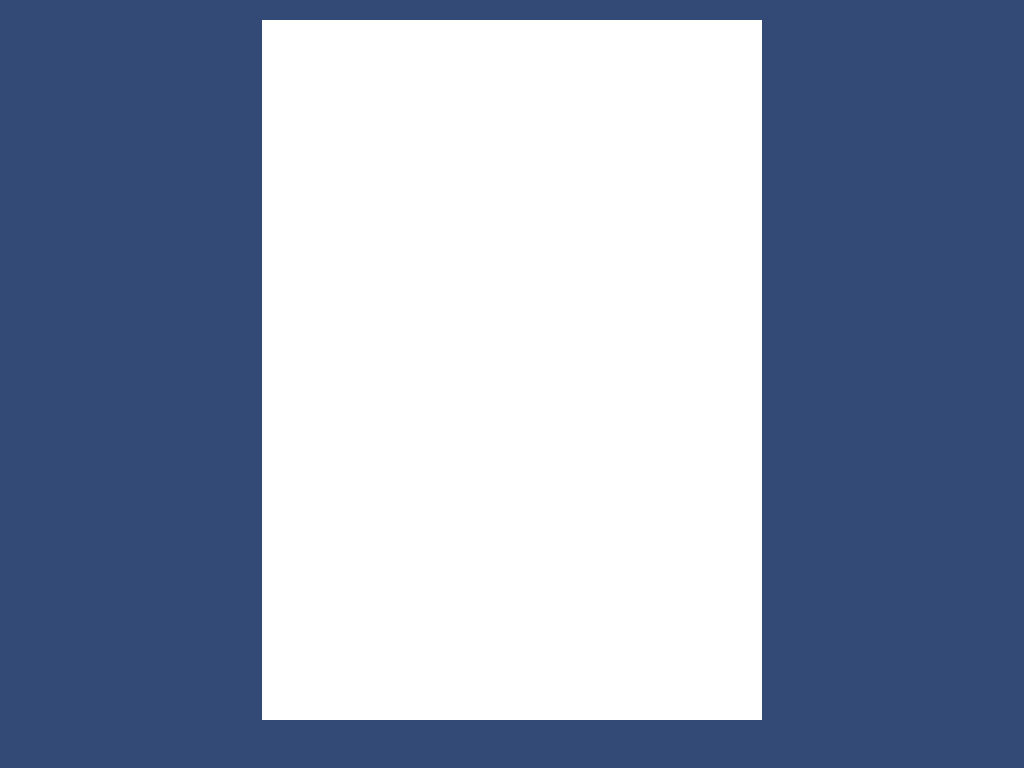
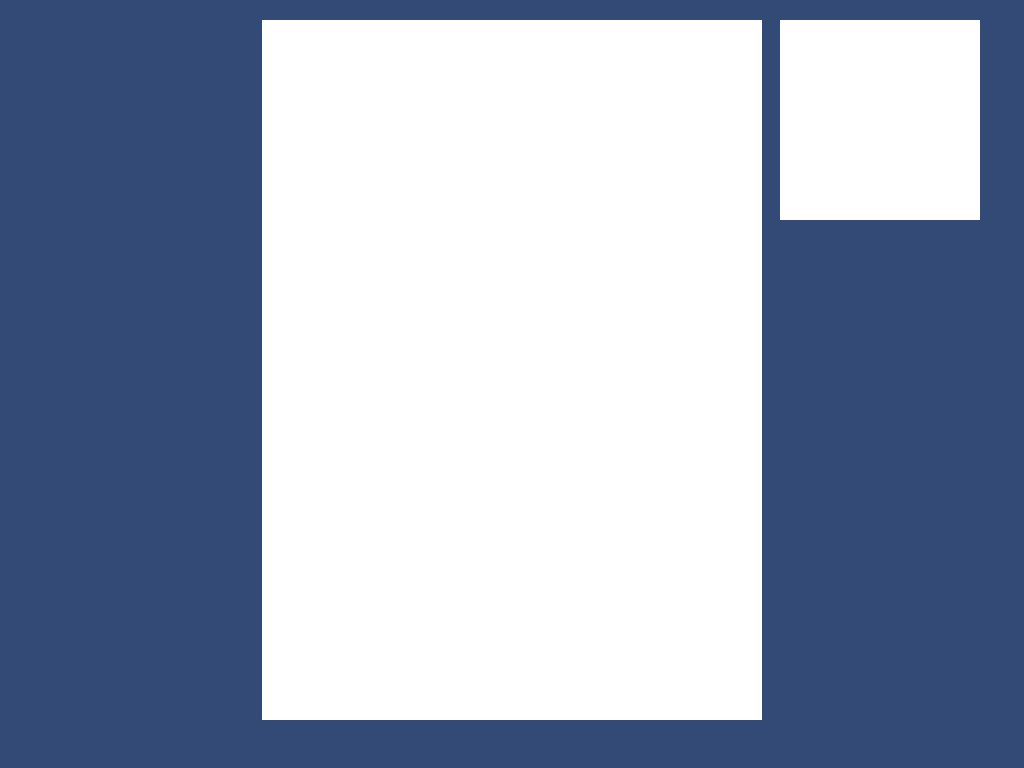
Layer changes from the first 1024 x 768 image to the second:
painted on "Oberfläche" over <box>780,20,980,220</box>
painted on "Hintergrund" over <box>780,20,980,220</box>
